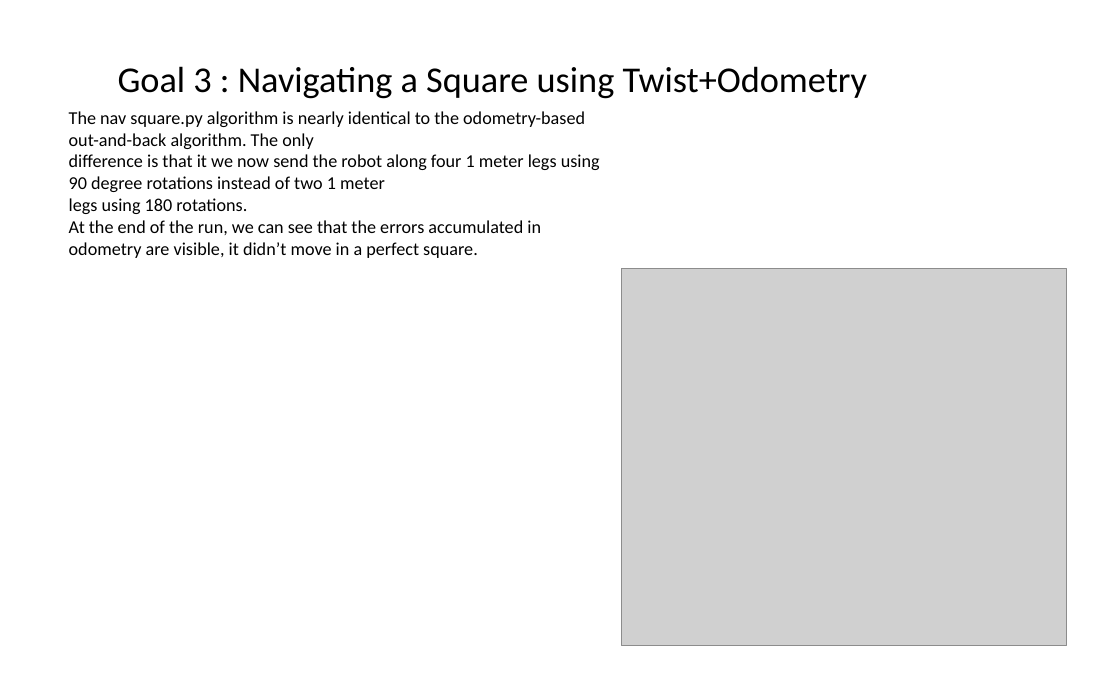
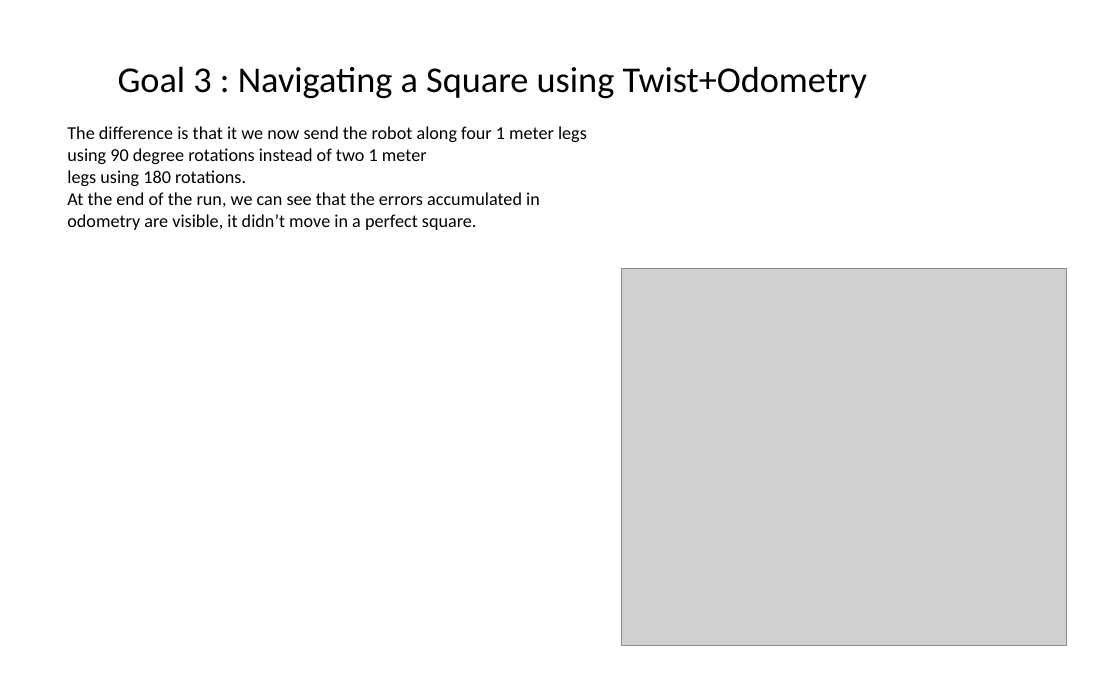
Before and after one commit to mzc1986/ros_report, a slide deck: slide 9 of Presentation/ROS-Turtlebot.pptx (slide 11 before the commit). Drawn at 1120x700 pixels with LibreOffice and Linux fonts; fonts in the diff are those of the drawing; grey boxes stand for pictures. Boxes give left, top, right and bottom in pixels: in the first picture for what was removed or moved away, otherwise in the second. Text is boxed around its words. In the diff, an @@ line names an element or a change of style, - is before the commit and + after.

```diff
--- a/Presentation/ROS-Turtlebot.pptx
+++ b/Presentation/ROS-Turtlebot.pptx
@@ text "The difference is that it ...": place and size @@
-text "The difference is that it ..." at <box>69,111,600,258</box>
+text "The difference is that it ..." at <box>67,126,587,230</box>
@@ text at <box>67,126,587,164</box>: text changed @@
-The nav square.py algorithm is nearly identical to the odometry-based out-and-back algorithm. The only
-difference is that it we now send the robot along four 1 meter legs using 90 degree rotations instead of two 1 meter
+The difference is that it we now send the robot along four 1 meter legs using 90 degree rotations instead of two 1 meter
```
Also in this commit, not shown: 3 other slides changed, 2 slides removed.
